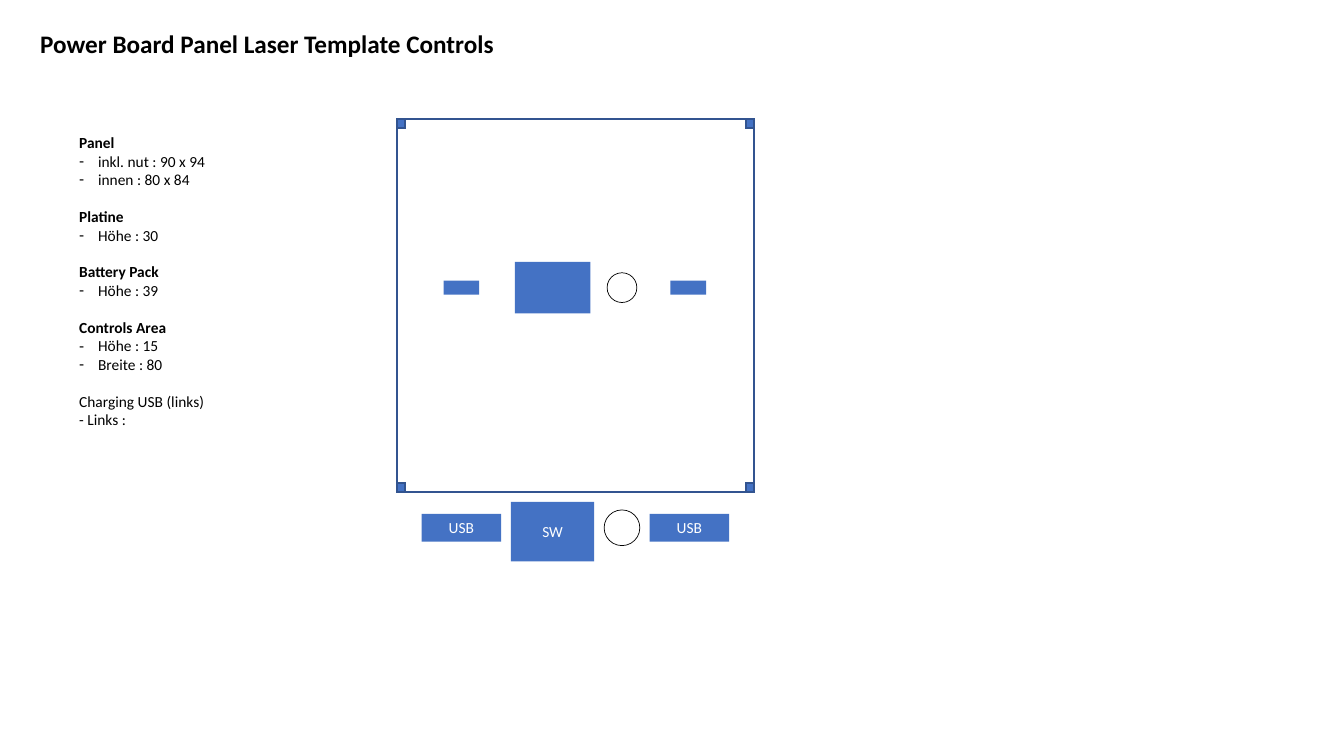
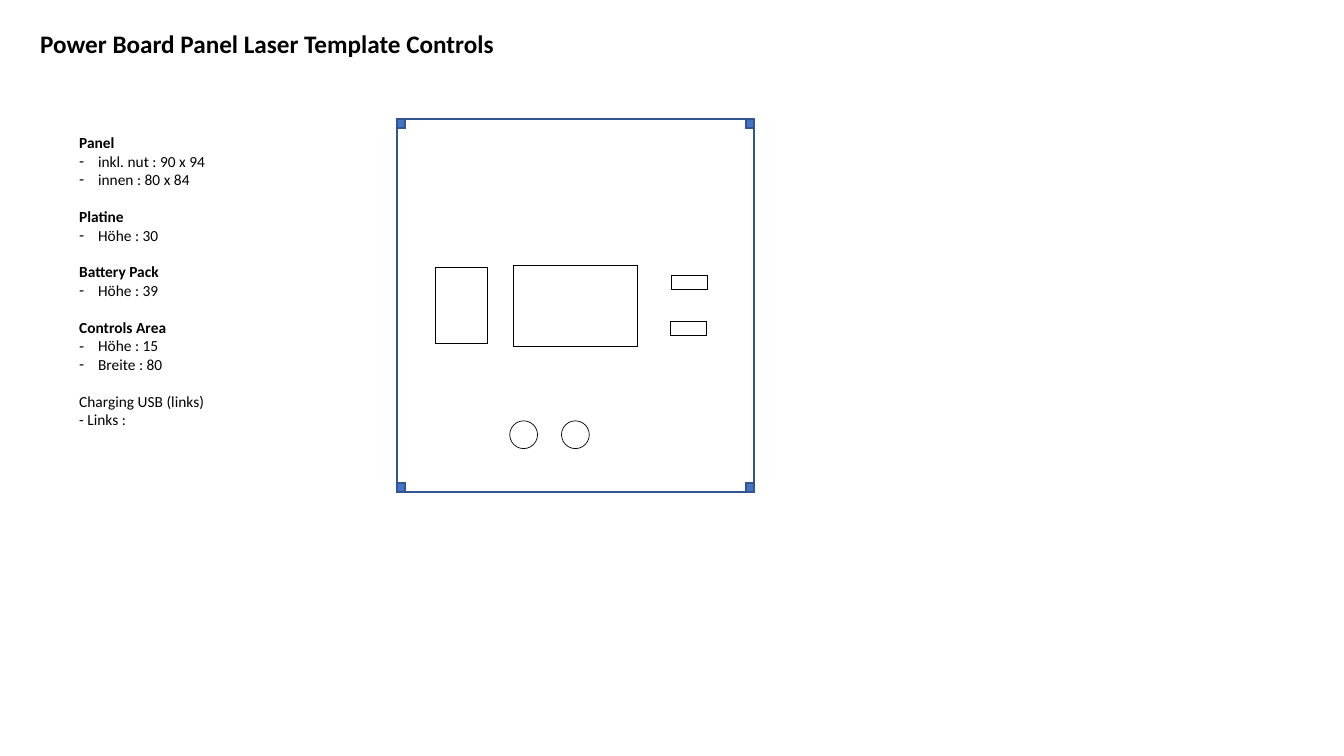
Before and after one commit to jeskes/activityboard, a slide deck: slide 13 of Activityboard.pptx. Drawn at 1344x756 pixels with LibreOffice and Linux fonts; fonts in the diff are those of the drawing. Boxes give left, top, right and bottom in pixels: in the first picture for what was removed or moved away, otherwise in the second. Text is boxed around its words. In the diff, an @@ line names an element or a change of style, - is before the commit and + after.

```diff
--- a/Activityboard.pptx
+++ b/Activityboard.pptx
@@ rectangle at bbox=[436, 268, 487, 344]: fill #4472C4 to none; outline none to #000000 0.5 pt; rotation 0 to 90 degrees @@
@@ rectangle added at bbox=[513, 265, 637, 347], outline #000000 0.5 pt @@
@@ rectangle removed at bbox=[444, 281, 479, 295] @@
@@ rectangle added at bbox=[671, 276, 707, 290], outline #000000 0.5 pt @@
@@ rectangle: place and size @@
-rectangle at bbox=[670, 281, 706, 295]
+rectangle at bbox=[670, 322, 706, 336]
@@ rectangle at bbox=[670, 322, 706, 336]: fill #4472C4 to none; outline none to #000000 0.5 pt @@
@@ ellipse: place and size @@
-ellipse at bbox=[604, 510, 639, 545]
+ellipse at bbox=[510, 421, 538, 450]
@@ ellipse: place and size @@
-ellipse at bbox=[607, 273, 637, 303]
+ellipse at bbox=[562, 421, 590, 450]
@@ rectangle removed at bbox=[511, 502, 595, 562] @@
-SW
@@ rectangle removed at bbox=[421, 514, 501, 542] @@
-USB
@@ rectangle removed at bbox=[650, 514, 730, 542] @@
-USB
```
Also in this commit, not shown: 6 other slides changed, 1 slide added, 40 other files.
